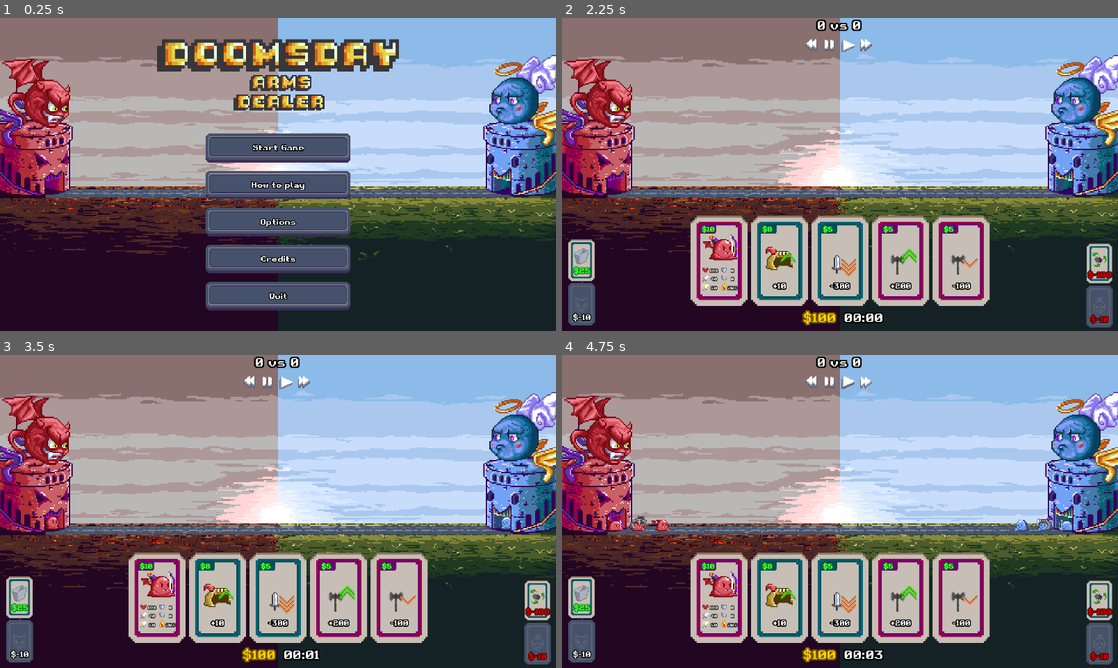
Above: before the commit, frames 1-4 (two rows, left to right).
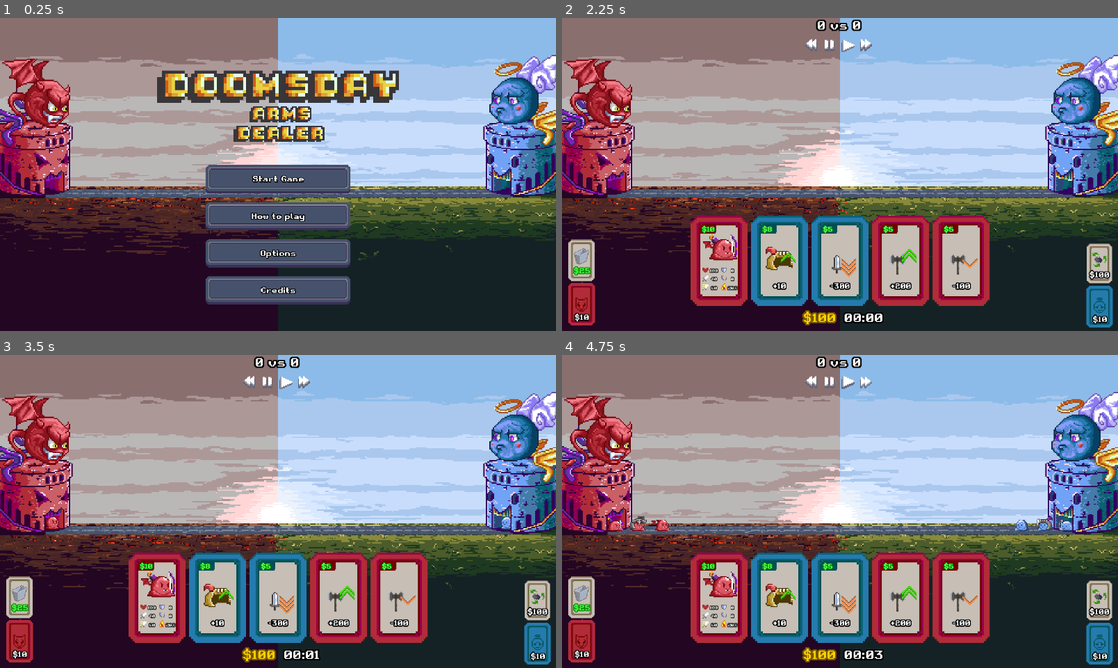
Above: after the commit, the same moments.

Repository: adautovjr/doomsdayarmsdealer
Game: Godot game, scene res://levels/start_screen.tscn
Two runs of this game, one before a commit and one after it. Both use one fixed random seed, a clock stepped at 60 frames per second and the inputs below.
Inputs (mouse positions are in pixels of both pictures, inside the frame that each line leads up to):
- Up to frame 1 (0.25 s): no input
- Up to frame 2 (2.25 s): click "How to play" at 0.5 s; click (995, 61) at 1.25 s; click "Start Game" at 2 s
- Up to frame 3 (3.5 s): click (283, 383) at 2.75 s
- Up to frame 4 (4.75 s): click (845, 383) at 3.5 s; click (867, 383) at 4.25 s

The runs differ from the first frame. In frame 1, 17% of the frame differs, in the area x 28-72%, y 6-94%; in frame 2, 7.0%; in frame 3, 7.0%; in frame 4, 7.0%.

Commit message:
fix: Worked on 1.0.3

Diff:
--- a/levels/level_1.tscn
+++ b/levels/level_1.tscn
@@ -145,6 +145,7 @@
 bus = &"Music"
 
 [node name="SFX" type="AudioStreamPlayer" parent="."]
+volume_db = -5.0
 bus = &"Sound"
 
 [node name="PauseMenuInterface" type="CanvasLayer" parent="."]
@@ -309,7 +310,7 @@
 grow_vertical = 2
 theme = ExtResource("6_xiebi")
 theme_override_font_sizes/font_size = 26
-text = "Quit"
+text = "Quit to main menu"
 
 [node name="HowToPlay" type="NinePatchRect" parent="PauseMenuInterface/MenuContainer"]
 visible = false
@@ -1297,37 +1298,11 @@
 text = "Restart Match
 "
 
-[node name="Spacer4" type="MarginContainer" parent="GameOver/MenuContainer/StartMenu/Panel/MarginContainer/Panel/VBoxContainer"]
-layout_mode = 2
-theme_override_constants/margin_top = 20
-
-[node name="NinePatchRect4" type="NinePatchRect" parent="GameOver/MenuContainer/StartMenu/Panel/MarginContainer/Panel/VBoxContainer"]
-custom_minimum_size = Vector2(300, 100)
-layout_mode = 2
-texture = ExtResource("12_xnit8")
-region_rect = Rect2(0, 0, 48, 48)
-patch_margin_left = 16
-patch_margin_top = 16
-patch_margin_right = 16
-patch_margin_bottom = 16
-
-[node name="Quit" type="Button" parent="GameOver/MenuContainer/StartMenu/Panel/MarginContainer/Panel/VBoxContainer/NinePatchRect4"]
-custom_minimum_size = Vector2(300, 100)
-layout_mode = 1
-anchors_preset = 15
-anchor_right = 1.0
-anchor_bottom = 1.0
-grow_horizontal = 2
-grow_vertical = 2
-theme = ExtResource("6_xiebi")
-theme_override_font_sizes/font_size = 26
-text = "Quit"
-
 [connection signal="input_event" from="TargetableArea" to="." method="_on_targetable_area_input_event"]
 [connection signal="pressed" from="PauseMenuInterface/MenuContainer/StartMenu/Panel/MarginContainer/Panel/VBoxContainer/NinePatchRect/StartGame" to="." method="_on_resume_game_pressed"]
 [connection signal="pressed" from="PauseMenuInterface/MenuContainer/StartMenu/Panel/MarginContainer/Panel/VBoxContainer/NinePatchRect5/StartGame" to="." method="_on_restart_game_pressed"]
 [connection signal="pressed" from="PauseMenuInterface/MenuContainer/StartMenu/Panel/MarginContainer/Panel/VBoxContainer/NinePatchRect3/Options" to="PauseMenuInterface" method="options"]
-[connection signal="pressed" from="PauseMenuInterface/MenuContainer/StartMenu/Panel/MarginContainer/Panel/VBoxContainer/NinePatchRect4/Quit" to="PauseMenuInterface" method="quit"]
+[connection signal="pressed" from="PauseMenuInterface/MenuContainer/StartMenu/Panel/MarginContainer/Panel/VBoxContainer/NinePatchRect4/Quit" to="PauseMenuInterface" method="back_to_menu"]
 [connection signal="pressed" from="PauseMenuInterface/MenuContainer/HowToPlay/NinePatchRect/Button" to="PauseMenuInterface" method="showStartMenu"]
 [connection signal="pressed" from="PauseMenuInterface/MenuContainer/Options/MarginContainer/OptionsContainer/Display/VBoxContainer/WindowMode/MarginContainer2/NinePatchRect/Button" to="PauseMenuInterface" method="_on_window_mode_prev_pressed"]
 [connection signal="pressed" from="PauseMenuInterface/MenuContainer/Options/MarginContainer/OptionsContainer/Display/VBoxContainer/WindowMode/MarginContainer2/NinePatchRect2/Button2" to="PauseMenuInterface" method="_on_window_mode_next_pressed"]
@@ -1341,4 +1316,3 @@
 [connection signal="pressed" from="PauseMenuInterface/MenuContainer/Options/MarginContainer/HBoxContainer/NinePatchRect2/Audio" to="PauseMenuInterface" method="_on_audio_options_pressed"]
 [connection signal="pressed" from="PauseMenuInterface/MenuContainer/Options/NinePatchRect/Button" to="PauseMenuInterface" method="showStartMenu"]
 [connection signal="pressed" from="GameOver/MenuContainer/StartMenu/Panel/MarginContainer/Panel/VBoxContainer/NinePatchRect5/StartGame" to="GameOver" method="back_to_menu"]
-[connection signal="pressed" from="GameOver/MenuContainer/StartMenu/Panel/MarginContainer/Panel/VBoxContainer/NinePatchRect4/Quit" to="GameOver" method="quit"]
--- a/levels/start_screen.tscn
+++ b/levels/start_screen.tscn
@@ -197,34 +197,7 @@
 theme_override_font_sizes/font_size = 26
 text = "Credits"
 
-[node name="Spacer4" type="MarginContainer" parent="StartScreenInterface/MenuContainer/StartMenu/Panel/MarginContainer/Panel/VBoxContainer"]
-layout_mode = 2
-theme_override_constants/margin_top = 20
-
-[node name="NinePatchRect4" type="NinePatchRect" parent="StartScreenInterface/MenuContainer/StartMenu/Panel/MarginContainer/Panel/VBoxContainer"]
-custom_minimum_size = Vector2(300, 100)
-layout_mode = 2
-texture = ExtResource("6_yp0oh")
-region_rect = Rect2(2.08165e-12, 2.08165e-12, 96, 96)
-patch_margin_left = 32
-patch_margin_top = 32
-patch_margin_right = 32
-patch_margin_bottom = 32
-
-[node name="Quit" type="Button" parent="StartScreenInterface/MenuContainer/StartMenu/Panel/MarginContainer/Panel/VBoxContainer/NinePatchRect4"]
-custom_minimum_size = Vector2(300, 100)
-layout_mode = 1
-anchors_preset = 15
-anchor_right = 1.0
-anchor_bottom = 1.0
-grow_horizontal = 2
-grow_vertical = 2
-theme = ExtResource("3_qjjcs")
-theme_override_font_sizes/font_size = 26
-text = "Quit"
-
 [node name="HowToPlay" type="NinePatchRect" parent="StartScreenInterface/MenuContainer"]
-visible = false
 custom_minimum_size = Vector2(1100, 800)
 layout_mode = 2
 size_flags_horizontal = 4
@@ -596,7 +569,7 @@
 text = "  If you run out of cards, pay up to draw some more from each dimension deck. You can only have 8 cards in your hand at a time, but you may sell your hand for half their buy price. You can also pay to refresh your hand if you've got the money."
 autowrap_mode = 2
 
-[node name="NinePatchRect" type="NinePatchRect" parent="StartScreenInterface/MenuContainer/HowToPlay"]
+[node name="Close" type="NinePatchRect" parent="StartScreenInterface/MenuContainer/HowToPlay"]
 custom_minimum_size = Vector2(64, 64)
 layout_mode = 1
 anchors_preset = 1
@@ -611,15 +584,56 @@
 region_rect = Rect2(24, 166, 16, 19)
 metadata/_edit_lock_ = true
 
-[node name="Button" type="Button" parent="StartScreenInterface/MenuContainer/HowToPlay/NinePatchRect"]
-layout_mode = 1
-anchors_preset = 15
-anchor_right = 1.0
-anchor_bottom = 1.0
-grow_horizontal = 2
-grow_vertical = 2
+[node name="Button" type="Button" parent="StartScreenInterface/MenuContainer/HowToPlay/Close"]
+layout_mode = 1
+anchors_preset = 15
+anchor_right = 1.0
+anchor_bottom = 1.0
+grow_horizontal = 2
+grow_vertical = 2
+
+[node name="PlayGame" type="NinePatchRect" parent="StartScreenInterface/MenuContainer/HowToPlay"]
+custom_minimum_size = Vector2(200, 100)
+layout_mode = 1
+anchors_preset = 7
+anchor_left = 0.5
+anchor_top = 1.0
+anchor_right = 0.5
+anchor_bottom = 1.0
+offset_left = -100.0
+offset_top = -64.0
+offset_right = 100.0
+offset_bottom = 36.0
+grow_horizontal = 2
+grow_vertical = 0
+size_flags_horizontal = 4
+size_flags_vertical = 8
+texture = ExtResource("6_yp0oh")
+region_rect = Rect2(2.08165e-12, 2.08165e-12, 96, 96)
+patch_margin_left = 32
+patch_margin_top = 32
+patch_margin_right = 32
+patch_margin_bottom = 32
+metadata/_edit_group_ = true
+
+[node name="Button" type="Button" parent="StartScreenInterface/MenuContainer/HowToPlay/PlayGame"]
+custom_minimum_size = Vector2(200, 100)
+layout_mode = 1
+anchors_preset = 15
+anchor_right = 1.0
+anchor_bottom = 1.0
+grow_horizontal = 2
+grow_vertical = 2
+size_flags_horizontal = 4
+size_flags_vertical = 8
+theme_override_colors/font_color = Color(1, 1, 1, 1)
+theme_override_colors/font_outline_color = Color(0, 0, 0, 1)
+theme_override_constants/outline_size = 14
+theme_override_font_sizes/font_size = 28
+text = "Play"
 
 [node name="Credits" type="NinePatchRect" parent="StartScreenInterface/MenuContainer"]
+visible = false
 custom_minimum_size = Vector2(1100, 800)
 layout_mode = 2
 size_flags_horizontal = 4
@@ -1247,8 +1261,8 @@
 [connection signal="pressed" from="StartScreenInterface/MenuContainer/StartMenu/Panel/MarginContainer/Panel/VBoxContainer/NinePatchRect2/HowToPlay" to="StartScreenInterface" method="howToPlay"]
 [connection signal="pressed" from="StartScreenInterface/MenuContainer/StartMenu/Panel/MarginContainer/Panel/VBoxContainer/NinePatchRect3/Options" to="StartScreenInterface" method="options"]
 [connection signal="pressed" from="StartScreenInterface/MenuContainer/StartMenu/Panel/MarginContainer/Panel/VBoxContainer/NinePatchRect5/Credits" to="StartScreenInterface" method="credits"]
-[connection signal="pressed" from="StartScreenInterface/MenuContainer/StartMenu/Panel/MarginContainer/Panel/VBoxContainer/NinePatchRect4/Quit" to="StartScreenInterface" method="quit"]
-[connection signal="pressed" from="StartScreenInterface/MenuContainer/HowToPlay/NinePatchRect/Button" to="StartScreenInterface" method="showStartMenu"]
+[connection signal="pressed" from="StartScreenInterface/MenuContainer/HowToPlay/Close/Button" to="StartScreenInterface" method="showStartMenu"]
+[connection signal="pressed" from="StartScreenInterface/MenuContainer/HowToPlay/PlayGame/Button" to="StartScreenInterface" method="startGame"]
 [connection signal="pressed" from="StartScreenInterface/MenuContainer/Credits/NinePatchRect/Button" to="StartScreenInterface" method="showStartMenu"]
 [connection signal="pressed" from="StartScreenInterface/MenuContainer/Options/MarginContainer/OptionsContainer/Display/VBoxContainer/WindowMode/MarginContainer2/NinePatchRect/Button" to="StartScreenInterface" method="_on_window_mode_prev_pressed"]
 [connection signal="pressed" from="StartScreenInterface/MenuContainer/Options/MarginContainer/OptionsContainer/Display/VBoxContainer/WindowMode/MarginContainer2/NinePatchRect2/Button2" to="StartScreenInterface" method="_on_window_mode_next_pressed"]
--- a/resources/cards/CardsDatabase.gd
+++ b/resources/cards/CardsDatabase.gd
@@ -113,14 +113,14 @@
 	}
 }
 
-# "thunderstrike": {
-#		"type": "Ability",
-#		"description": "Zaaap",
-#		"sell_price": 8.0,
-#		"sprite_frame": 89,
-#		"value": 200,
-#		"chance": 99
-#	}
+#"thunderstrike": {
+#	"type": "Ability",
+#	"description": "Zaaap",
+#	"sell_price": 8.0,
+#	"sprite_frame": 89,
+#	"value": 200,
+#	"chance": 99
+#}
 
 
 static func get_unit_classes() -> Dictionary:
--- a/scenes/interface.tscn
+++ b/scenes/interface.tscn
@@ -57,7 +57,7 @@
 theme = ExtResource("3_7ns5i")
 theme_override_constants/outline_size = 12
 theme_override_font_sizes/font_size = 25
-text = "$-25"
+text = "$ 25"
 horizontal_alignment = 1
 
 [node name="Button" type="Button" parent="Demon"]
@@ -137,11 +137,9 @@
 size_flags_vertical = 8
 mouse_filter = 1
 theme = ExtResource("3_7ns5i")
-theme_override_colors/font_color = Color(0.823529, 0, 0, 1)
-theme_override_colors/font_outline_color = Color(0.32549, 0, 0, 1)
 theme_override_constants/outline_size = 12
 theme_override_font_sizes/font_size = 25
-text = "$-25"
+text = "$ 25"
 horizontal_alignment = 1
 
 [node name="Button" type="Button" parent="Human"]
@@ -190,11 +188,9 @@
 size_flags_vertical = 8
 mouse_filter = 1
 theme = ExtResource("3_7ns5i")
-theme_override_colors/font_color = Color(0.823529, 0, 0, 1)
-theme_override_colors/font_outline_color = Color(0.32549, 0, 0, 1)
 theme_override_constants/outline_size = 12
 theme_override_font_sizes/font_size = 25
-text = "$-25"
+text = "$ 25"
 horizontal_alignment = 1
 
 [node name="Node2D" type="Node2D" parent="Swap"]
--- a/scripts/Events.gd
+++ b/scripts/Events.gd
@@ -11,3 +11,4 @@
 signal play_pause_sound
 signal play_denied_sound
 signal handle_game_over(result)
+signal seen_tutorial
--- a/scripts/SaveManager.gd
+++ b/scripts/SaveManager.gd
@@ -9,18 +9,20 @@
 func _ready():
 	load_data()
 	load_best_score()
+	Events.connect("seen_tutorial", set_seen_tutorial)
 
 
 func load_data():
 	var file = FileAccess.open(SAVE_FILE_PATH, FileAccess.READ)
 	if not file:
 		game_options = {
-			"window_mode": DisplayServer.WINDOW_MODE_WINDOWED,
+			"window_mode": DisplayServer.WINDOW_MODE_MAXIMIZED,
 			"vsync": DisplayServer.VSYNC_DISABLED,
 			"max_fps": 120,
 			"master_volume": 0.4,
-			"sound_volume": 0.4,
-			"music_volume": 0.2
+			"sound_volume": 0.2,
+			"music_volume": 0.2,
+			"seen_tutorial": false
 		}
 		save_data()
 		return
@@ -50,6 +52,17 @@
 	set_master_volume(game_options.master_volume)
 	set_sound_volume(game_options.sound_volume)
 	set_music_volume(game_options.music_volume)
+
+
+func get_seen_tutorial():
+	if not game_options.has("seen_tutorial"):
+		return false
+
+	return game_options.seen_tutorial
+
+
+func set_seen_tutorial():
+	save_option("seen_tutorial", true)
 
 
 func set_window_mode(value: DisplayServer.WindowMode):
--- a/scripts/StartScreenInterface.gd
+++ b/scripts/StartScreenInterface.gd
@@ -5,6 +5,8 @@
 @onready var masterVolume = $MenuContainer/Options/MarginContainer/OptionsContainer/Audio/VBoxContainer/MasterVolume/MarginContainer2/MasterVolumeSlider
 @onready var soundVolume = $MenuContainer/Options/MarginContainer/OptionsContainer/Audio/VBoxContainer/SoundVolume/MarginContainer2/SoundVolumeSlider
 @onready var musicVolume = $MenuContainer/Options/MarginContainer/OptionsContainer/Audio/VBoxContainer/MusicVolume/MarginContainer2/MusicVolumeSlider
+@onready var howToPlayCloseButton = $MenuContainer/HowToPlay/Close
+@onready var howToPlayPlayButton = $MenuContainer/HowToPlay/PlayGame
 
 const availableWindowModes = {
 	0: "Windowed",
@@ -25,7 +27,10 @@
 }
 
 func _ready():
-	showStartMenu()
+	$MenuContainer/StartMenu.show()
+	$MenuContainer/HowToPlay.hide()
+	$MenuContainer/Options.hide()
+	$MenuContainer/Credits.hide()
 	loadSelectedOptions()
 	_on_display_options_pressed()
 
@@ -36,6 +41,10 @@
 
 func startGame():
 	play_button_sound()
+	if not SaveManager.get_seen_tutorial():
+		howToPlay(true)
+		SaveManager.set_seen_tutorial()
+		return
 	get_tree().change_scene_to_packed(load("res://levels/level_1.tscn"))
 
 
@@ -48,12 +57,19 @@
 	$MenuContainer/Credits.hide()
 
 
-func howToPlay():
+func howToPlay(showButtonToPlay: bool = false):
 	play_button_sound()
+	SaveManager.set_seen_tutorial()
 	$MenuContainer/StartMenu.hide()
 	$MenuContainer/HowToPlay.show()
 	$MenuContainer/Options.hide()
 	$MenuContainer/Credits.hide()
+	if showButtonToPlay:
+		howToPlayCloseButton.hide()
+		howToPlayPlayButton.show()
+	else:
+		howToPlayCloseButton.show()
+		howToPlayPlayButton.hide()
 
 
 func credits():
@@ -175,3 +191,8 @@
 	play_tick_sound()
 	selectedMusic = value
 	SaveManager.set_music_volume(selectedMusic)
+
+
+func back_to_menu():
+	Events.emit_signal("play_click_sound")
+	get_tree().change_scene_to_packed(load("res://levels/start_screen.tscn"))
--- a/scripts/interface.gd
+++ b/scripts/interface.gd
@@ -142,13 +142,13 @@
 	if playerBalanceLabel:
 		playerBalanceLabel.text = str("$", GameManager.player_balance)
 	if demonCardBuyPriceLabel:
-		demonCardBuyPriceLabel.text = str("$-", GameManager.card_buy_price)
+		demonCardBuyPriceLabel.text = str("$", GameManager.card_buy_price)
 	if humanCardBuyPriceLabel:
-		humanCardBuyPriceLabel.text = str("$-", GameManager.card_buy_price)
+		humanCardBuyPriceLabel.text = str("$", GameManager.card_buy_price)
 	if discardHandPriceLabel:
 		discardHandPriceLabel.text = str("$", str((GameManager.card_buy_price / 2) * hand.get_child_count()))
 	if swapHandPriceLabel:
-		swapHandPriceLabel.text = str("$-", GameManager.swap_hand_price)
+		swapHandPriceLabel.text = str("$", GameManager.swap_hand_price)
 	if matchTimeLabel:
 		var minutes = str("0", int(matchTime / 60)) if int(matchTime / 60) < 10 else str(int(matchTime / 60))
 		var seconds = str("0", int(int(matchTime) % 60)) if int(int(matchTime) % 60) < 10 else str(int(int(matchTime) % 60))
--- a/scripts/tower.gd
+++ b/scripts/tower.gd
@@ -1,7 +1,7 @@
 extends Area2D
 class_name Tower
 
-@export var hp = 10
+@export var hp = 2000
 @export var realm: String = ""
 var max_hp: float
 const MAX_ARMOR_PENETRATION = 95
Binary file added: assets/banner.png
Not shown, added: assets/banner.png.import
Binary file changed: assets/cards.png
Binary file added: assets/webpage-background.png
Not shown, added: assets/webpage-background.png.import
Not shown, changed: CHANGELOG.MD
